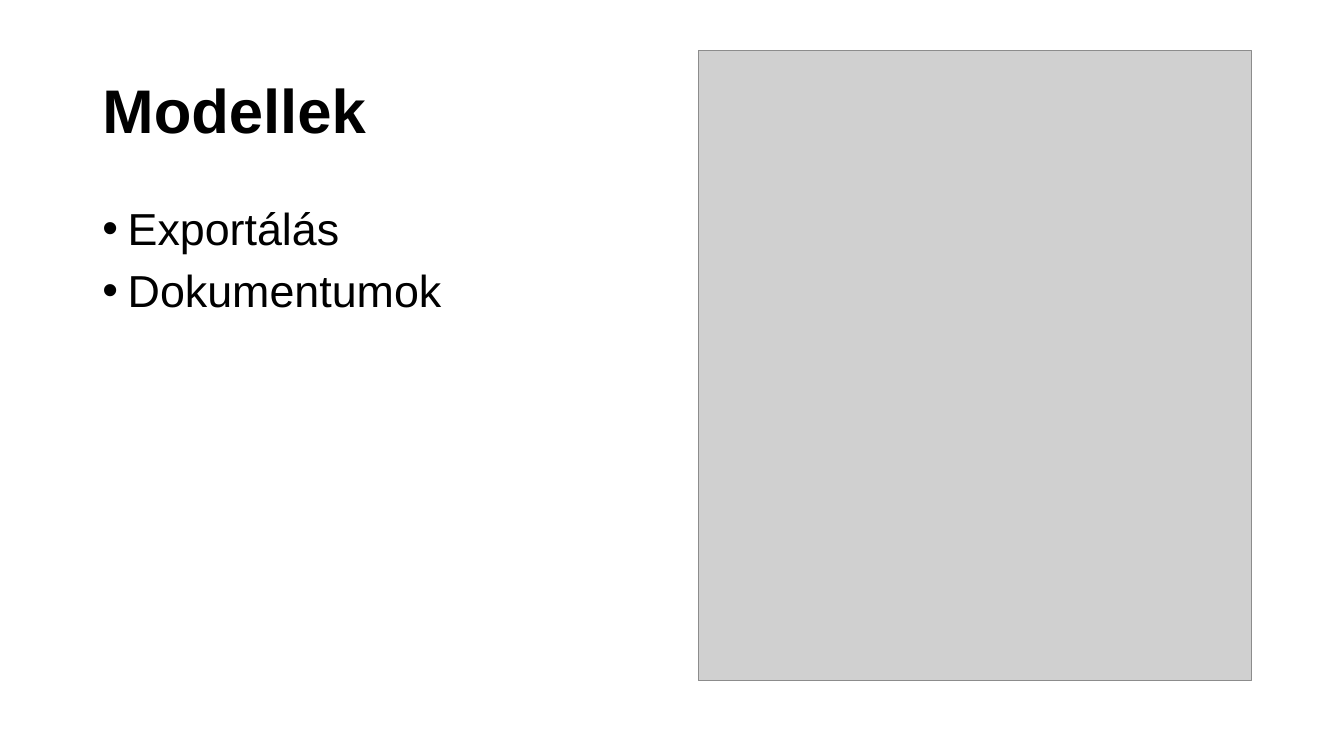
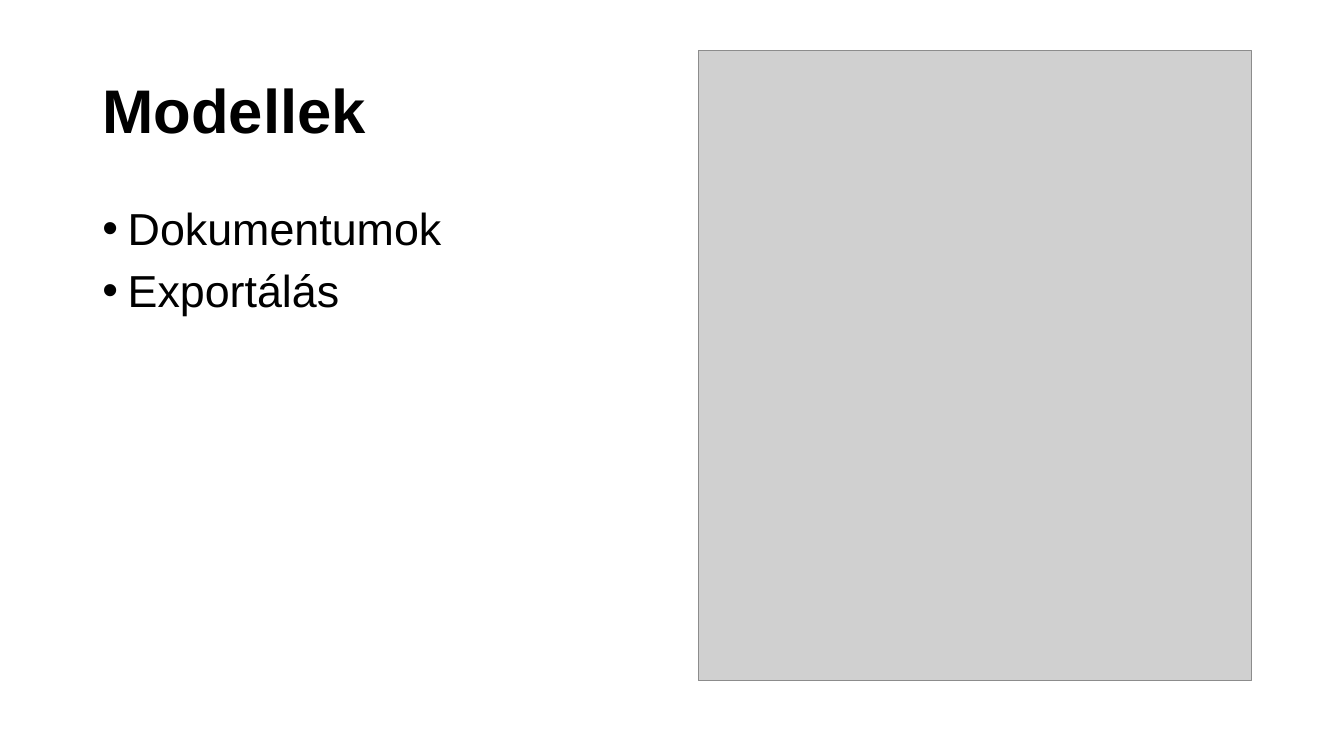
Before and after one commit to SzigetvariMark/pcweb, a slide deck: slide 7 of Bemutato.pptx. Drawn at 1344x756 pixels with LibreOffice and Linux fonts; fonts in the diff are those of the drawing; grey boxes stand for pictures. Boxes give left, top, right and bottom in pixels: in the first picture for what was removed or moved away, otherwise in the second. Text is boxed around its words. In the diff, an @@ line names an element or a change of style, - is before the commit and + after.

```diff
--- a/Bemutato.pptx
+++ b/Bemutato.pptx
@@ text at bbox=[128, 212, 442, 246]: paragraph added @@
+• Dokumentumok
@@ text at bbox=[128, 274, 442, 308]: paragraph removed @@
-• Dokumentumok
```
Also in this commit, not shown: 1 other slide changed.
